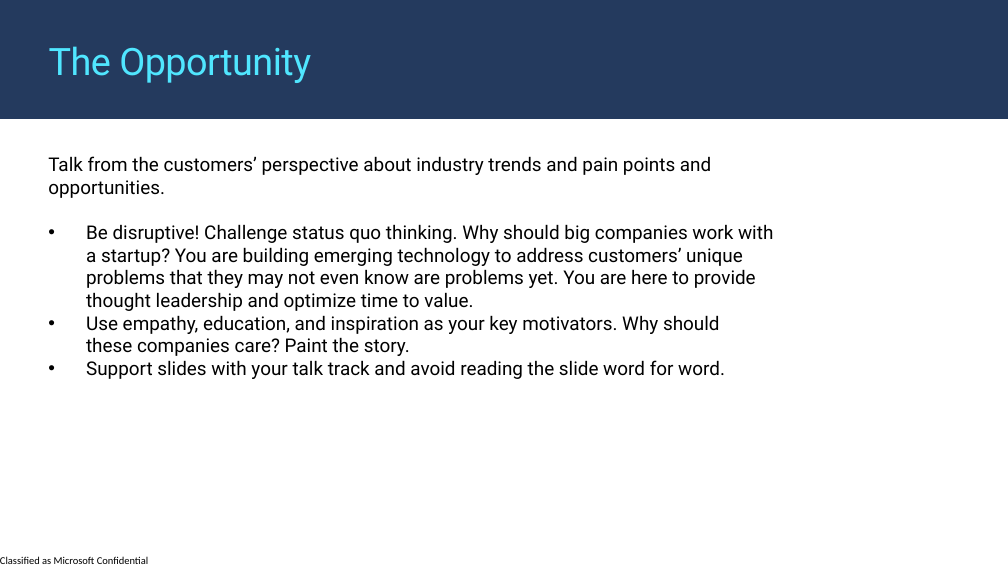
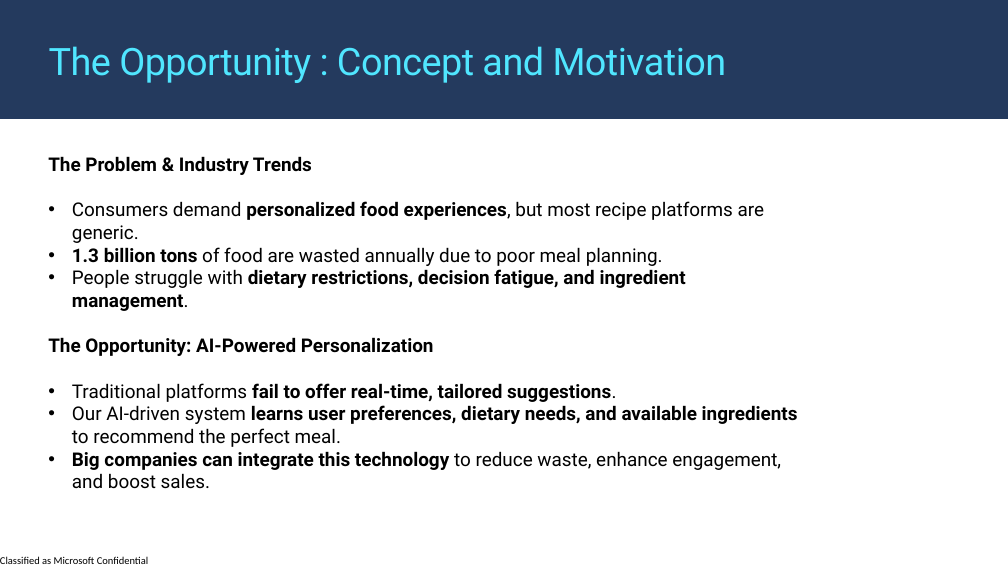
Before and after one commit to Nouran246/Personalized-Recipe-Recommender, a slide deck: slide 4 of Pitch Deck_Template.pptx. Drawn at 1008x567 pixels with LibreOffice and Linux fonts; fonts in the diff are those of the drawing; background and template pictures are left out. Boxes give left, top, right and bottom in pixels: in the first picture for what was removed or moved away, otherwise in the second. Text is boxed around its words. In the diff, an @@ line names an element or a change of style, - is before the commit and + after.

```diff
--- a/Pitch Deck_Template.pptx
+++ b/Pitch Deck_Template.pptx
@@ text at (49, 46, 727, 83): text changed @@
-The Opportunity
+The Opportunity : Concept and Motivation
@@ text at (48, 156, 798, 489): text changed; bold on @@
-Talk from the customers’ perspective about industry trends and pain points and opportunities.
-• Be disruptive! Challenge status quo thinking. Why should big companies work with a startup? You are building emerging technology to address customers’ unique problems that they may not even know are problems yet. You are here to provide thought leadership and optimize time to value.
-• Use empathy, education, and inspiration as your key motivators. Why should these companies care? Paint the story.
-• Support slides with your talk track and avoid reading the slide word for word.
+The Problem & Industry Trends
+• Consumers demand personalized food experiences, but most recipe platforms are generic.
+• 1.3 billion tons of food are wasted annually due to poor meal planning.
+• People struggle with dietary restrictions, decision fatigue, and ingredient management.
+The Opportunity: AI-Powered Personalization
+• Traditional platforms fail to offer real-time, tailored suggestions.
+• Our AI-driven system learns user preferences, dietary needs, and available ingredients to recommend the perfect meal.
+• Big companies can integrate this technology to reduce waste, enhance engagement, and boost sales.
```
Also in this commit, not shown: 1 other slide changed, 4 slides added, 2 slides removed.
